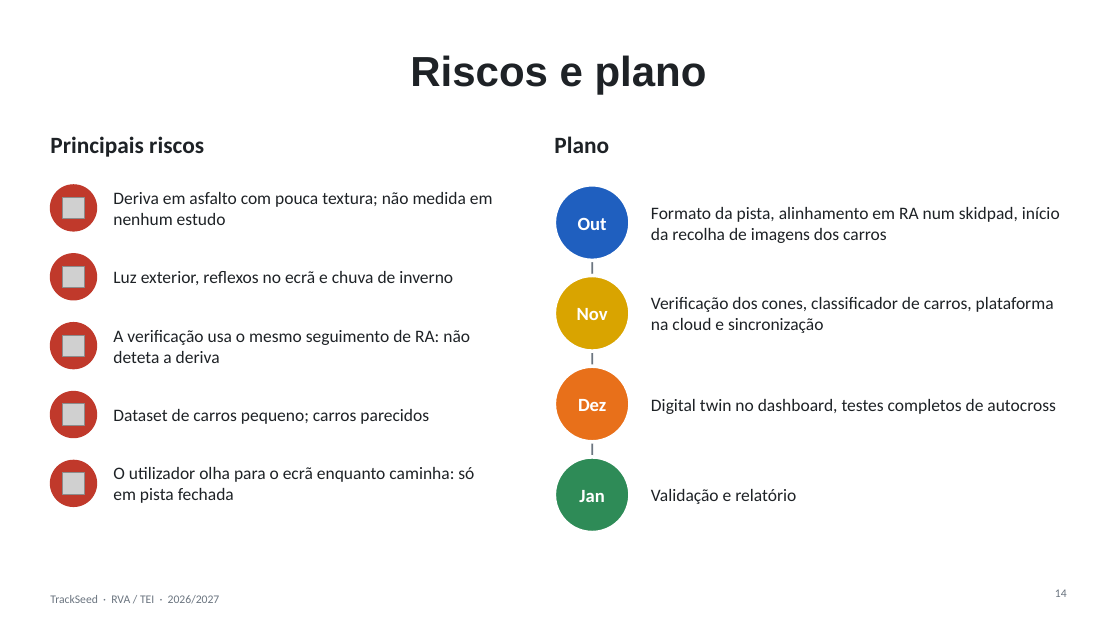
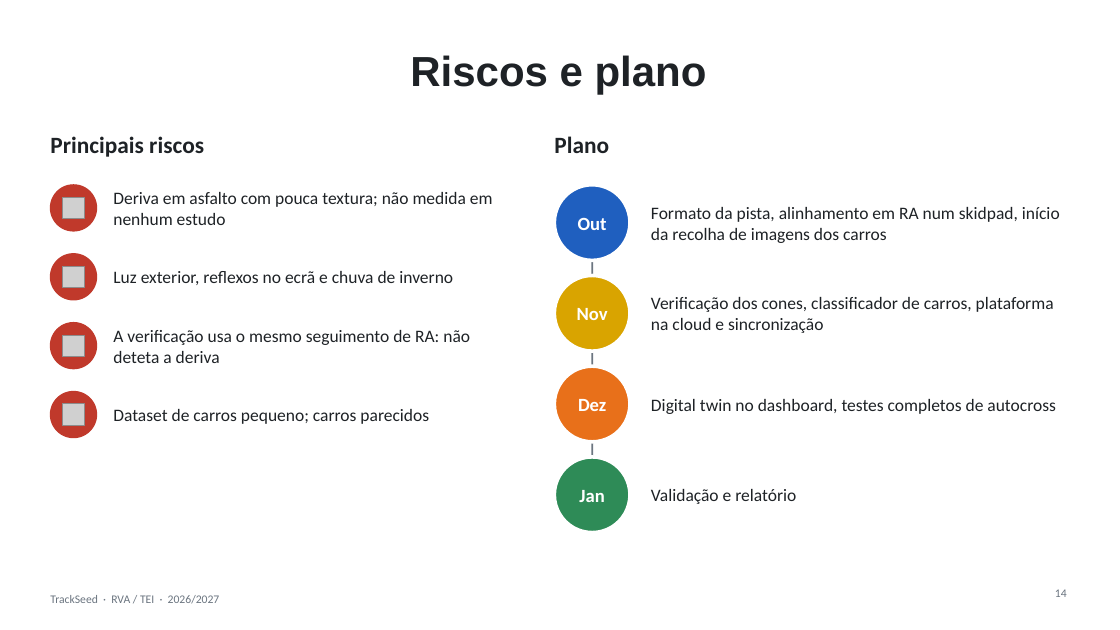
Before and after one commit to Andre20259/TrackSeed, a slide deck: slide 14 of docs/presentation/TrackSeed_apresentacao_PT.pptx. Drawn at 1120x630 pixels with LibreOffice and Linux fonts; fonts in the diff are those of the drawing; grey boxes stand for pictures. Boxes give left, top, right and bottom in pixels: in the first picture for what was removed or moved away, otherwise in the second. Text is boxed around its words. In the diff, an @@ line names an element or a change of style, - is before the commit and + after.

```diff
--- a/docs/presentation/TrackSeed_apresentacao_PT.pptx
+++ b/docs/presentation/TrackSeed_apresentacao_PT.pptx
@@ ellipse removed at box(50, 460, 97, 507) @@
@@ picture removed at box(63, 473, 84, 494) @@
@@ text removed at box(113, 467, 474, 503) @@
-O utilizador olha para o ecrã enquanto caminha: só em pista fechada
```
Also in this commit, not shown: 1 other slide changed.
